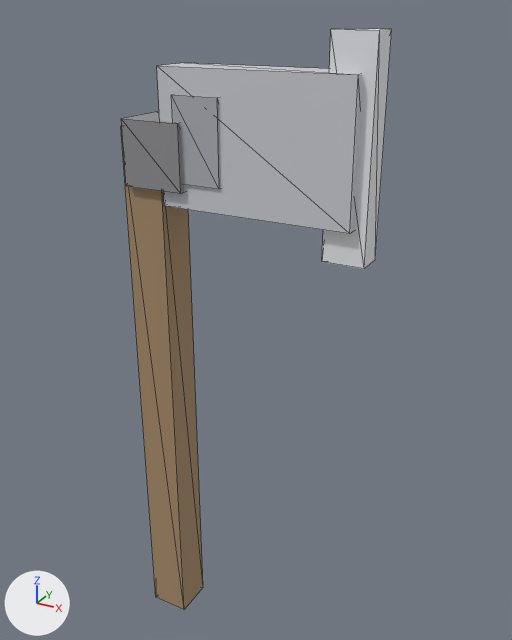
The glTF model models/items/iron_axe/model.gltf as it was, and as the next commit left it.
Rendered twice from a 50 mm camera at (0.533, -0.712, 0.479) aimed at (0.124, 0.033, 0.106). Arrows for +X, +Y and +Z are at lower left; the lights stay in place. The picture after the commit comes second. Mesh edges are drawn as thin lines. Vertices at exactly the same position are counted once.

Objects in the first picture: 'iron_axe'.
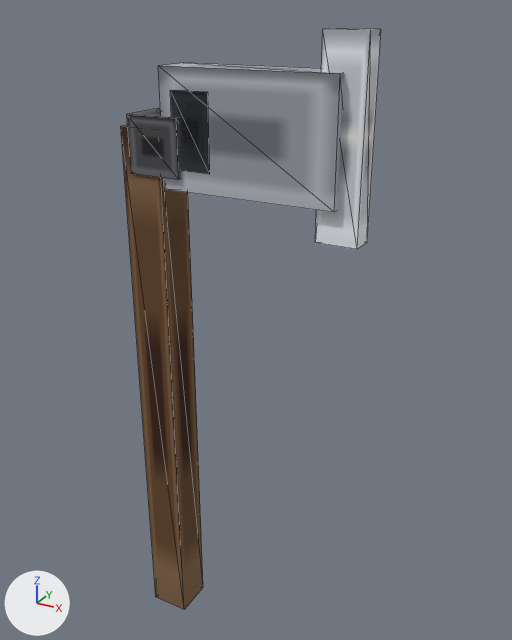
What differs and where, as boxes [x1, y1, x2, y2] in the pictures (512 x 640 px; the box of a moved part takes in the faces that stretch with it):
'iron_axe', surface changed, reshaped (beige to brown)
    before: [121, 29, 392, 610]
    after: [121, 28, 381, 610]
part 1 of me_iron_axe, moved or reshaped
    before: [121, 112, 184, 194]
    after: [127, 108, 181, 180]
part 2 of me_iron_axe, moved or reshaped
    before: [157, 63, 362, 234]
    after: [158, 63, 344, 212]
part 3 of me_iron_axe, moved or reshaped
    before: [322, 29, 392, 269]
    after: [315, 28, 381, 249]
part 4 of me_iron_axe, moved or reshaped
    before: [172, 95, 220, 189]
    after: [170, 90, 210, 174]
part 5 of me_iron_axe, surface changed (darker)
    before: [121, 29, 392, 610]
    after: [121, 28, 381, 610]

The change in detail:
Picture 'diffuse.png' (img_diffuse_png) is new.
In material 'handle' (mat_handle), base_color is no longer (0.392, 0.267, 0.149), beige #a88d6c.
In material 'handle' (mat_handle), texture is now set to img_diffuse_png.
In material 'binding' (mat_binding), base_color is no longer (0.282, 0.282, 0.298), grey #919194.
In material 'binding' (mat_binding), texture is now set to img_diffuse_png.
In material 'head' (mat_head), base_color is no longer (0.612, 0.627, 0.659), light grey #cdcfd4.
In material 'head' (mat_head), texture is now set to img_diffuse_png.
In material 'edge' (mat_edge), base_color is no longer (0.824, 0.839, 0.863), white #eaecef.
In material 'edge' (mat_edge), texture is now set to img_diffuse_png.
In material 'accent' (mat_accent), base_color is no longer (0.431, 0.447, 0.478), grey #afb2b8.
In material 'accent' (mat_accent), texture is now set to img_diffuse_png.
me_iron_axe is used by ob_iron_axe; location (0.0, 0.0, 0.0).
me_iron_axe had 40 vertices, 60 faces and spanned x -0.027..0.285, y -0.035..0.035, z -0.39..0.46.
me_iron_axe now has 40 vertices, 60 faces and spans x -0.027..0.275, y -0.03..0.03, z -0.39..0.46.
me_iron_axe part 1: the loose piece of 8 vertices spanning x -0.02..0.06, y -0.035..0.035, z 0.28..0.36 is scaled about its middle by (0.875, 0.857, 0.875), then moved by (0.0, 0.0, 0.01).
me_iron_axe part 2: the loose piece of 8 vertices spanning x 0.03..0.27, y -0.027..0.027, z 0.26..0.42 is scaled about its middle by (0.917, 0.909, 0.875), then moved by (-0.01, 0.0, 0.01).
me_iron_axe part 3: the loose piece of 8 vertices spanning x 0.235..0.285, y -0.018..0.018, z 0.22..0.46 is scaled about its middle by (1, 0.857, 0.917), then moved by (-0.01, 0.0, 0.01).
me_iron_axe part 4: the loose piece of 8 vertices spanning x 0.05..0.11, y -0.03..0.03, z 0.29..0.39 is scaled about its middle by (0.833, 0.833, 0.9), then moved by (-0.01, 0.0, 0.01).
me_iron_axe part 5: texture (UV) coordinates of 60 of 60 faces, centred in x -0.027..0.285, y -0.035..0.035, z -0.39..0.46, changed; they spanned u 0.0..1.0, v 0.0..1.0 and now span u 0.02..0.98, v 0.52..0.98.
